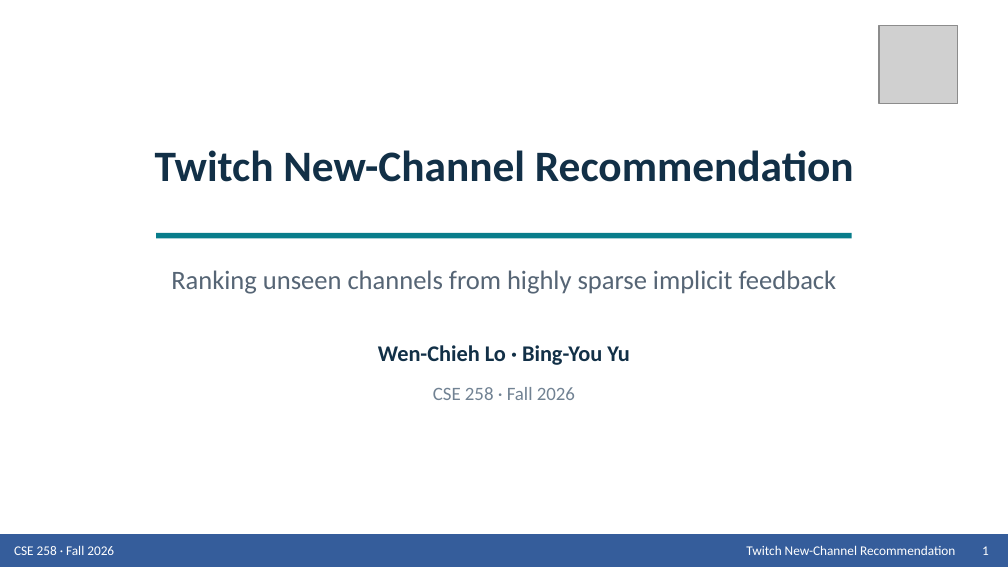
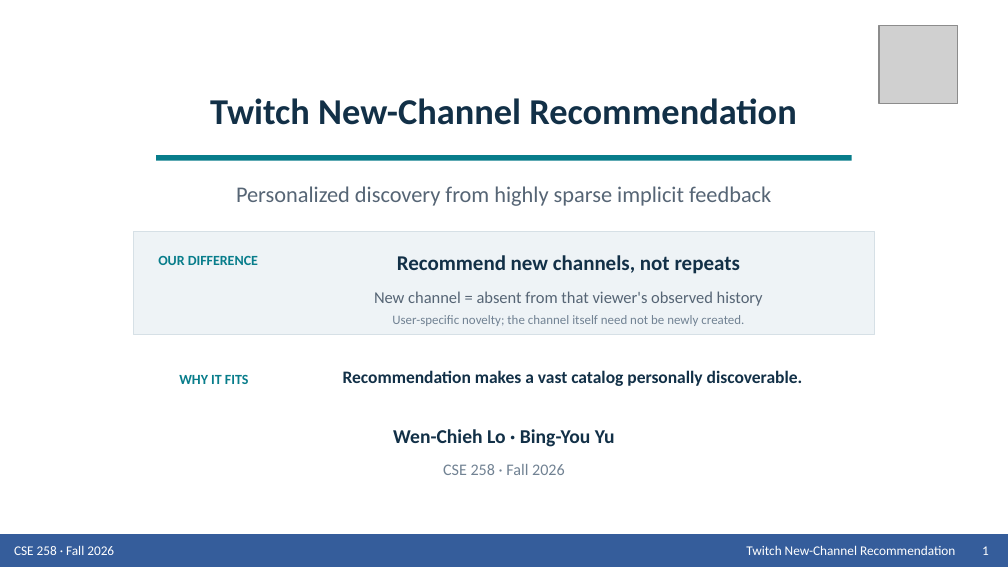
Before and after one commit to Wen-Chieh-Lo/You-know-who-did-God-did-, a slide deck: slide 1 of presentation/Group_9_Presentation_Twitch.pptx. Drawn at 1008x567 pixels with LibreOffice and Linux fonts; fonts in the diff are those of the drawing; grey boxes stand for pictures. Boxes give left, top, right and bottom in pixels: in the first picture for what was removed or moved away, otherwise in the second. Text is boxed around its words. In the diff, an @@ line names an element or a change of style, - is before the commit and + after.

Commit message:
Clarify new-channel focus on title slide

```diff
--- a/presentation/Group_9_Presentation_Twitch.pptx
+++ b/presentation/Group_9_Presentation_Twitch.pptx
@@ text "Twitch New-Channel Recommendation" moved from (x1=155, y1=150, x2=854, y2=182) to (x1=210, y1=98, x2=796, y2=125) @@
@@ text "Twitch New-Channel Recommendation" at (x1=210, y1=98, x2=796, y2=125): size 31 to 26 pt @@
@@ rectangle moved from (x1=156, y1=233, x2=852, y2=239) to (x1=156, y1=155, x2=852, y2=161) @@
@@ text at (x1=236, y1=186, x2=771, y2=206): text changed; size 19 to 16 pt @@
-Ranking unseen channels from highly sparse implicit feedback
+Personalized discovery from highly sparse implicit feedback
@@ rectangle added at (x1=133, y1=232, x2=875, y2=335), fill #EEF3F6, outline #D6E0E6 0.75 pt @@
@@ text added at (x1=158, y1=256, x2=258, y2=265), 10 pt, text #087D8B, bold @@
+OUR DIFFERENCE
@@ text added at (x1=397, y1=255, x2=740, y2=274), 15 pt, text #123047, bold @@
+Recommend new channels, not repeats
@@ text added at (x1=374, y1=291, x2=763, y2=306), 11.8 pt, text #566575 @@
+New channel = absent from that viewer's observed history
@@ text added at (x1=392, y1=315, x2=744, y2=326), 9.2 pt, text #718293 @@
+User-specific novelty; the channel itself need not be newly created.
@@ text added at (x1=179, y1=375, x2=249, y2=384), 10 pt, text #087D8B, bold @@
+WHY IT FITS
@@ text added at (x1=343, y1=370, x2=803, y2=386), 12.5 pt, text #123047, bold @@
+Recommendation makes a vast catalog personally discoverable.
@@ text "Wen-Chieh Lo · Bing-You Yu" moved from (x1=378, y1=345, x2=629, y2=365) to (x1=393, y1=429, x2=615, y2=447) @@
@@ text "Wen-Chieh Lo · Bing-You Yu" at (x1=393, y1=429, x2=615, y2=447): size 16 to 14 pt @@
@@ text "CSE 258 · Fall 2026" moved from (x1=433, y1=387, x2=575, y2=400) to (x1=443, y1=464, x2=565, y2=475) @@
@@ text "CSE 258 · Fall 2026" at (x1=443, y1=464, x2=565, y2=475): size 13.5 to 11.5 pt @@
```
Also in this commit, not shown: 2 other files.
